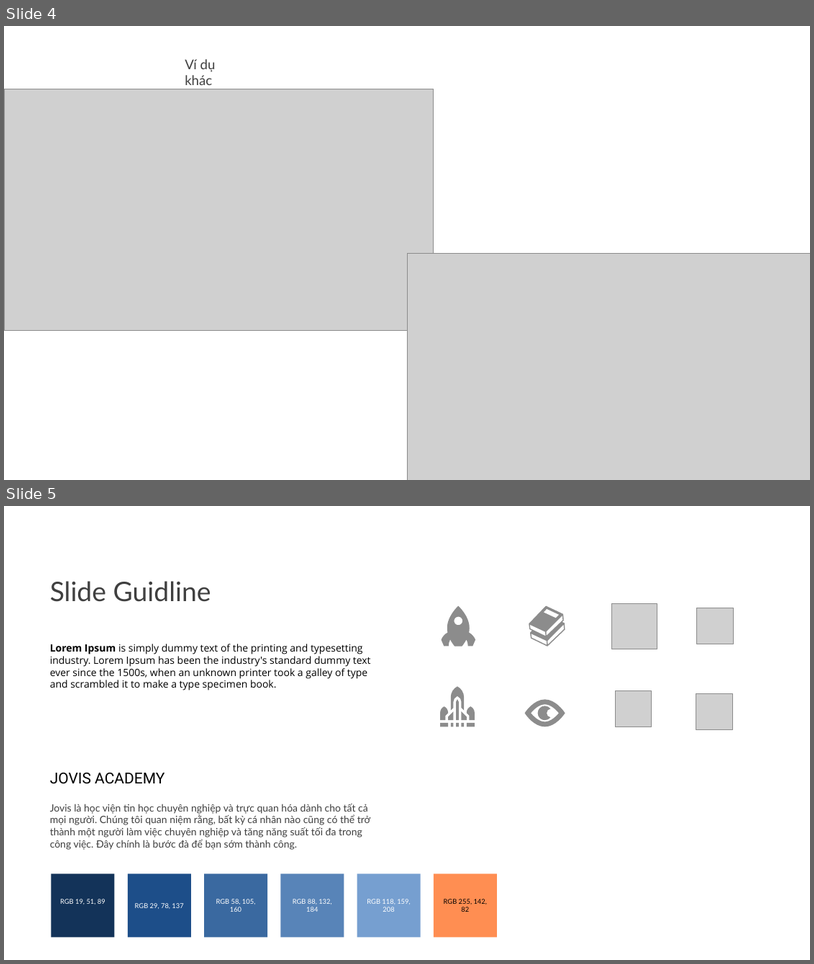
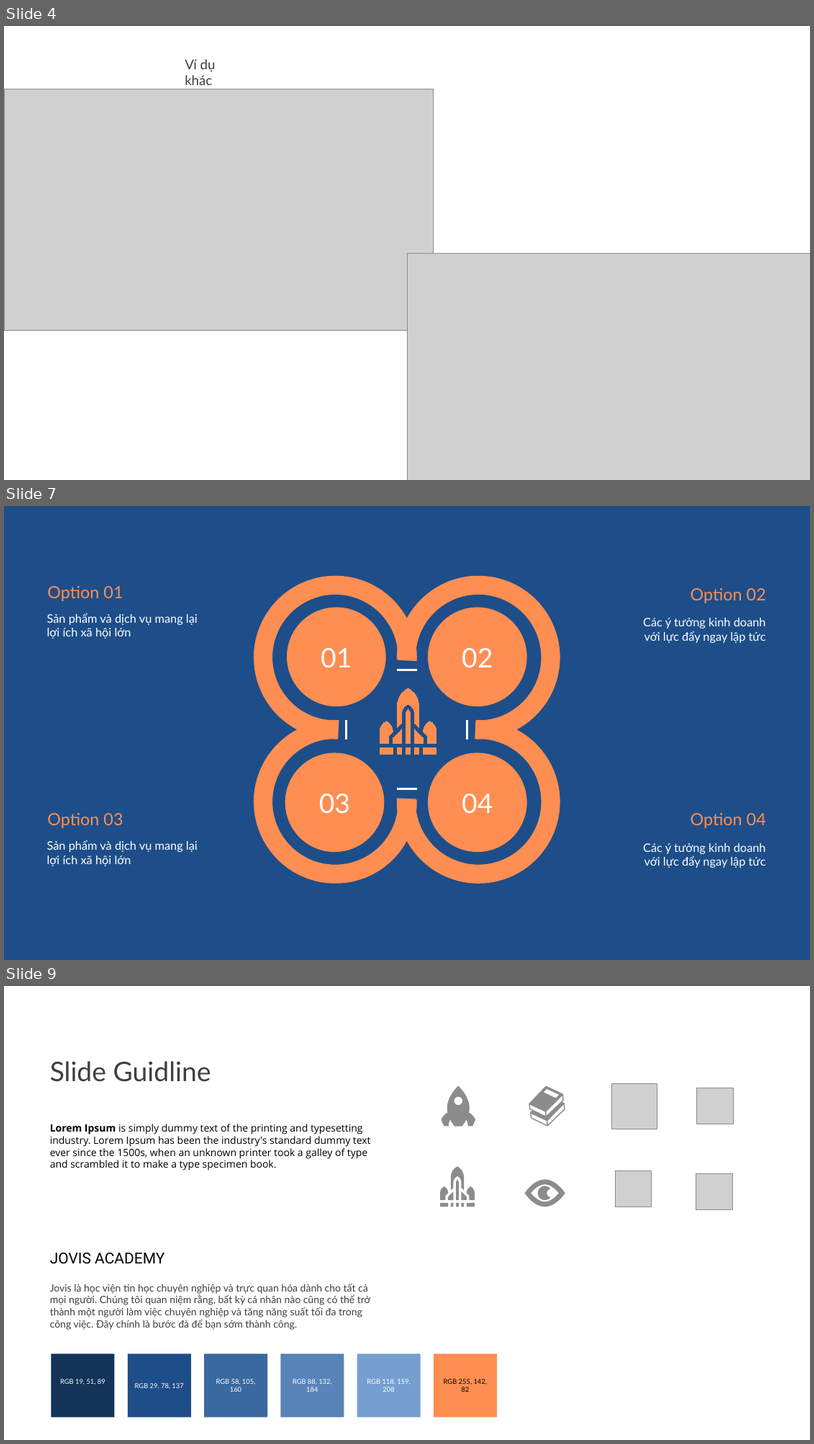
Before and after one commit to tranthanhbinh2603/PPTmasterclassV6_Powerpoint_from_A_to_Z, a slide deck: Khoá 2/Bài 53/Học liệu Infographic.pptx. Shown one above the other, each under a label of ours: slides 4 and 5 before the commit, slides 4, 7 and 9 after it; the slides between them are not shown. The pictures are 814x964 and 814x1444 pixels, drawn with LibreOffice and Linux fonts; fonts in the diff are those of the drawing; grey boxes stand for pictures. Boxes give left, top, right and bottom in pixels: in the first picture for what was removed or moved away, otherwise in the second. Text is boxed around its words. In the diff, an @@ line names an element or a change of style, - is before the commit and + after.

```diff
--- a/Khoá 2/Bài 53/Học liệu Infographic.pptx
+++ b/Khoá 2/Bài 53/Học liệu Infographic.pptx
@@ slide 7 added at (4,506,810,960), background #1D4E89 @@
@@ line added from (397, 670) to (417, 670), #FFFFFF 2.5 pt @@
@@ freeform shape added at (381,688,437,754), fill #FF8E52, outline #FF8E52 0.75 pt @@
@@ line added from (347, 720) to (347, 739), #FFFFFF 2.5 pt @@
@@ line added from (468, 720) to (468, 739), #FFFFFF 2.5 pt @@
@@ line added from (397, 788) to (417, 788), #FFFFFF 2.5 pt @@
@@ group added at (47,576,766,883): 8 texts, 4 arch (boxed as its full ring)s, 4 ellipses @@
+01
+03
+02
+04
+Option 01
+Option 02
+Sản phẩm và dịch vụ mang lại lợi ích xã hội lớn
+Các ý tưởng kinh doanh với lực đẩy ngay lập tức
+Option 03
+Option 04
+Sản phẩm và dịch vụ mang lại lợi ích xã hội lớn
+Các ý tưởng kinh doanh với lực đẩy ngay lập tức
@@ what was slide 5 is now slide 9 @@
```
Also in this commit, not shown: 3 other slides added, 1 other file.
